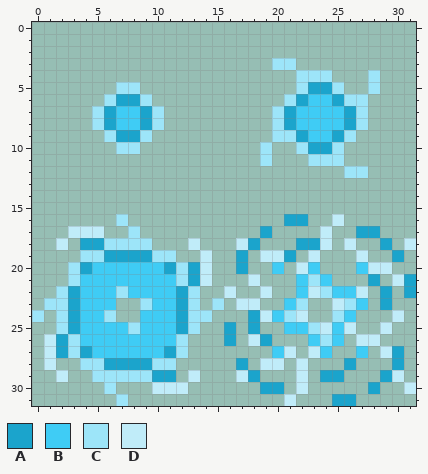
Pixel-art sprite, stored at Assets/Resources/Sprites/MagicEffect.png. Above, as it was before the edit.
The file is 32x32 pixels.
Palette (. is transparent): A #1ba4cc  B #3fccf5  C #9de5f9  D #c0ecf9
Pixels before, first column x 0:
 3 ....................CC..........
 4 ......................CCC...C...
 5 .......CC.............CAAC..C...
 6 ......CAAC...........CABBACC....
 7 .....CABBAC.........CABBBBAC....
 8 .....CABBAC.........CABBBBAC....
 9 ......CAAC..........CCABBAC.....
10 .......CC..........C..CAAC......
11 ...................C...CCC......
12 ..........................CC....
13 ................................
14 ................................
15 ................................
16 .......C.............AA..D......
17 ...DDD..C..........A....D..AA...
18 ..D.AACCCC...D...DA...AAD.D..A.D
19 ....CCAAAACC..D..A.DDA.D...D..A.
20 ...CABBBBBBACAD..A..B.DB...BDD..
21 ...CBBBBBBBBCAD...D...BCB...A.DA
22 ..CABBBCBBBBAC..D..D..BDCBBD.A.A
23 .CCABBB..CBBAC.C.DD..BC..DCB.A..
24 C.CABBC..BBBACC...ADBCD..CB...D.
25 ..CABBBBCBBBAC..A.A..BBCDBD..D..
26 .DACBBBBBBBBC...A.DA...BCB.DD...
27 .DACABBBBBBAC.......BD.DB..B.DA.
28 .D..CCAAAACC.....A.DD.D...A...A.
29 ..D..CCCCCAA.D...DA...D.AA...AD.
30 ......C...DDD......AA.D.....A..D
31 .......C.............D...AA.....
The same view after the edit:
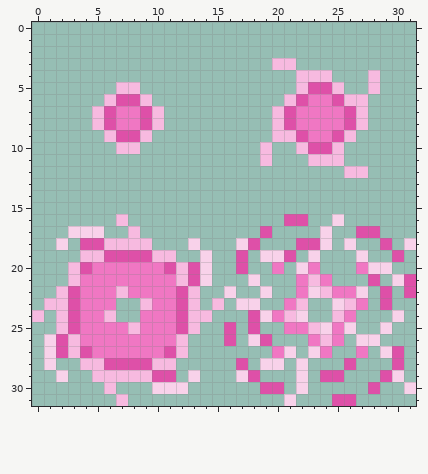
From old to new:
colour A: #1ba4cc -> #de50a8
colour B: #3fccf5 -> #f077c3
colour C: #9de5f9 -> #f7bae0
colour D: #c0ecf9 -> #f8d2ea
Pixel boxes of the changes (left, top, right, bottom) in both pictures:
changed: (32, 58, 416, 406)
